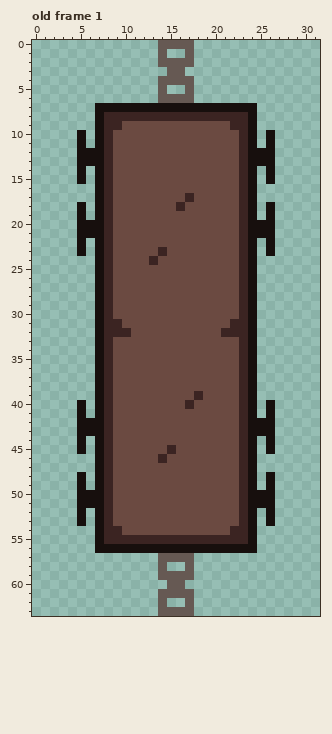
Pixel-art file: assets/textures/objects/flat_bed_car.aseprite. The first picture shows the starting point.
32x64 pixels, 1 frame. Shown: old frame 1. The commit also changed other frames, which this record leaves out.
The result:
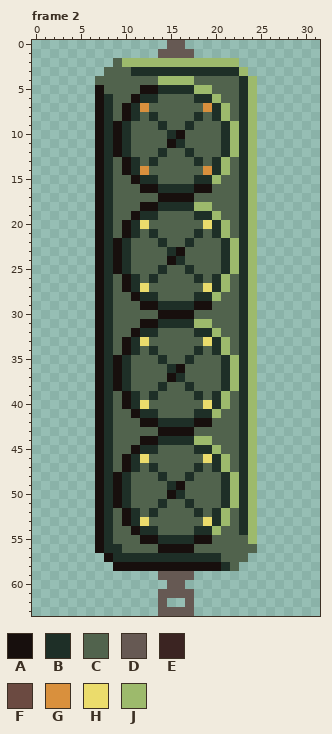
Palette (. is transparent): A #170f0d  B #1e2f27  C #51634d  D #665953  E #3b2422  F #6b4a41  G #d9903d  H #ebdc6c  J #9dba6c
A new or re-ordered frame is compared with the old frame closest to it.
The exact change:
frames 1 -> 9
Changed rows in their new state; - is an unchanged pixel.
Frame 2 is new; against old frame 1:
first column x 5:
 0 ---------.--.---------
 1 ----------DD----------
 2 ----CJJJJJJJJJJJJJ----
 3 ---CCCBBBBBBBBBBBBJ---
 4 --CCCCCCCJJJJCCCCCBJ--
 5 --ACCCCAABBBBJJCCCBJ--
 6 --ABCCABBCCCCBBJCCBJ--
 7 ---BC-BGCCCCCCGBJCBJ--
 8 ---BCABCBCCCCBCBJCBJ--
 9 ---BABCCCBCCBCCCBJBJ--
10 .--BABCCCCBACCCCBJBJ-.
11 .--BABCCCCABCCCCBJBJ-.
12 ..-BABCCCBCCBCCCBJBJ..
13 ..-BCABCBCCCCBCBJCBJ..
14 .--BCABGCCCCCCGBJCBJ-.
15 .--BCCABBCCCCBBJCCBJ-.
16 ---BCCCAABBBBAACCCBJ--
17 ---BCCCCCAAAACCCCCBJ--
18 .--BCCCAABBBBJJCCCBJ-.
19 .--BCCABBCCCCBBJCCBJ-.
20 ..-BCABHCCCCCCHBJCBJ..
21 ..-BCABCBCCCCBCBJCBJ..
22 .--BABCCCBCCBCCCBJBJ-.
23 .--BABCCCCBACCCCBJBJ-.
24 ---BABCCCCABCCCCBJBJ--
25 ---BABCCCBCCBCCCBJBJ--
26 ---BCABCBCCCCBCBJCBJ--
27 ---BCABHCCCCCCHBJCBJ--
28 ---BCCABBCCCCBBJCCBJ--
29 ---BCCCAABBBBAACCCBJ--
30 ---BCCCCCAAAACCCCCBJ--
31 ---BCCCAABBBBJJCCCBJ--
32 ---BCCABBCCCCBBJCCBJ--
33 ---BCABHCCCCCCHBJCBJ--
34 ---BCABCBCCCCBCBJCBJ--
35 ---BABCCCBCCBCCCBJBJ--
36 ---BABCCCCBACCCCBJBJ--
37 ---BABCCCCABCCCCBJBJ--
38 ---BABCCCBCCBCCCBJBJ--
39 ---BCABCBCCCCBCBJCBJ--
40 .--BCABHCCCCCCHBJCBJ-.
41 .--BCCABBCCCCBBJCCBJ-.
42 ..-BCCCAABBBBAACCCBJ..
43 ..-BCCCCCAAAACCCCCBJ..
44 .--BCCCAABBBBJJCCCBJ-.
45 .--BCCABBCCCCBBJCCBJ-.
46 ---BCABHCCCCCCHBJCBJ--
47 ---BCABCBCCCCBCBJCBJ--
48 .--BABCCCBCCBCCCBJBJ-.
49 .--BABCCCCBACCCCBJBJ-.
50 ..-BABCCCCABCCCCBJBJ..
51 ..-BABCCCBCCBCCCBJBJ..
52 .--BCABCBCCCCBCBJCBJ-.
53 .--BCABHCCCCCCHBJCBJ-.
54 ---BCCABBCCCCBBJCCBJ--
55 ---BCCCAABBBBAACCCCJ--
56 ---BBCCCC----CCCCCCC--
57 ---ABBBBBBBBBBBBCCC---
58 ----AAAAAAAAAAAABC----
